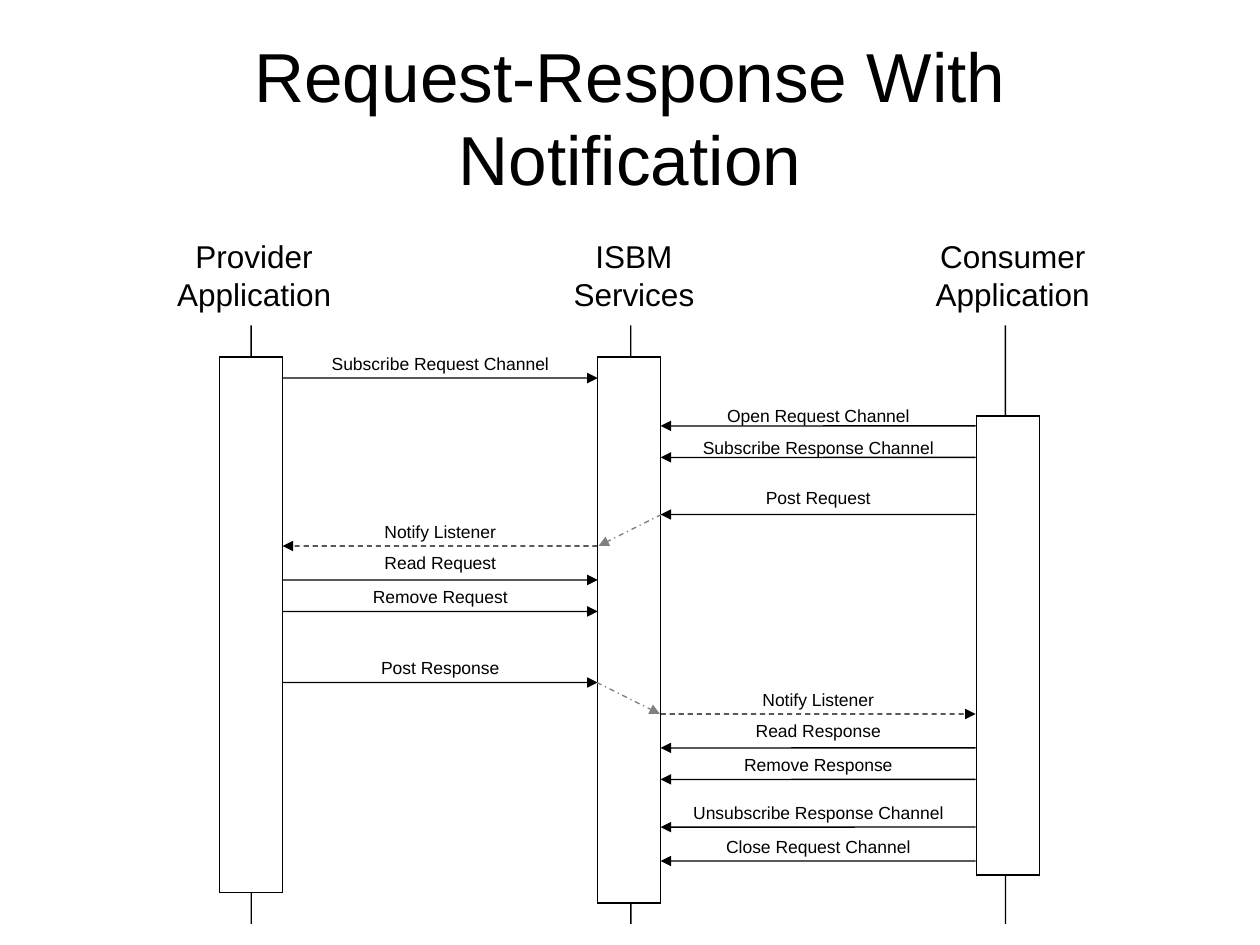
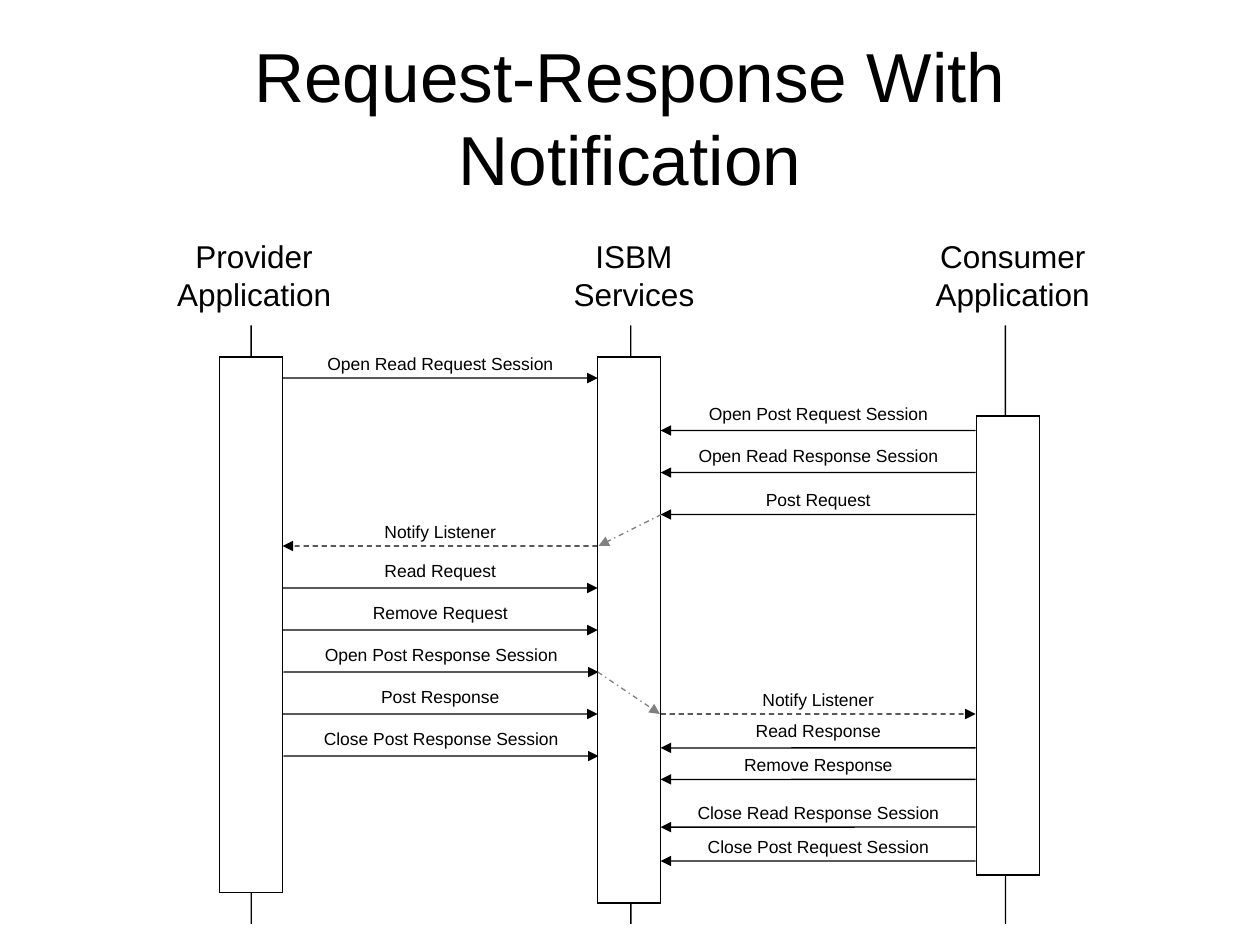
Before and after one commit to mimosa-org/ws-isbm, a slide deck: slide 14 of 0-Doc/OpenO&M Information Service Bus Model (ISBM) Specification Diagrams.pptx. Drawn at 1260x945 pixels with LibreOffice and Linux fonts; fonts in the diff are those of the drawing. Boxes give left, top, right and bottom in pixels: in the first picture for what was removed or moved away, otherwise in the second. Text is boxed around its words. In the diff, an @@ line names an element or a change of style, - is before the commit and + after.

```diff
--- a/0-Doc/OpenO&M Information Service Bus Model (ISBM) Specification Diagrams.pptx
+++ b/0-Doc/OpenO&M Information Service Bus Model (ISBM) Specification Diagrams.pptx
@@ text at bbox=[327, 357, 553, 374]: text changed @@
-Subscribe Request Channel
+Open Read Request Session
@@ text at bbox=[709, 407, 928, 424]: text changed @@
-Open Request Channel
+Open Post Request Session
@@ arrow moved from (975, 426) - (660, 426) to (975, 431) - (660, 431) @@
@@ text at bbox=[699, 449, 938, 466]: text changed @@
-Subscribe Response Channel
+Open Read Response Session
@@ arrow moved from (975, 457) - (660, 457) to (975, 472) - (660, 472) @@
@@ text "Read Request": place and size @@
-text "Read Request" at bbox=[384, 556, 496, 573]
+text "Read Request" at bbox=[384, 564, 496, 581]
@@ arrow moved from (282, 580) - (597, 580) to (282, 588) - (597, 588) @@
@@ text "Remove Request": place and size @@
-text "Remove Request" at bbox=[373, 591, 508, 607]
+text "Remove Request" at bbox=[373, 607, 508, 623]
@@ arrow moved from (282, 611) - (597, 611) to (282, 630) - (597, 630) @@
@@ text added at bbox=[325, 648, 557, 665], 10 pt, text #000000 @@
+Open Post Response Session
@@ arrow added from (284, 672) to (598, 672), #000000 0.75 pt @@
@@ text "Post Response": place and size @@
-text "Post Response" at bbox=[381, 662, 500, 678]
+text "Post Response" at bbox=[381, 691, 500, 707]
@@ arrow moved from (597, 683) - (660, 714) to (597, 672) - (660, 714) @@
@@ arrow moved from (282, 683) - (597, 683) to (282, 714) - (597, 714) @@
@@ text added at bbox=[324, 732, 558, 749], 10 pt, text #000000 @@
+Close Post Response Session
@@ arrow added from (284, 756) to (598, 756), #000000 0.75 pt @@
@@ text at bbox=[698, 806, 939, 823]: text changed @@
-Unsubscribe Response Channel
+Close Read Response Session
@@ text at bbox=[708, 840, 929, 857]: text changed @@
-Close Request Channel
+Close Post Request Session
```
Also in this commit, not shown: 9 other slides changed, 19 other files.
